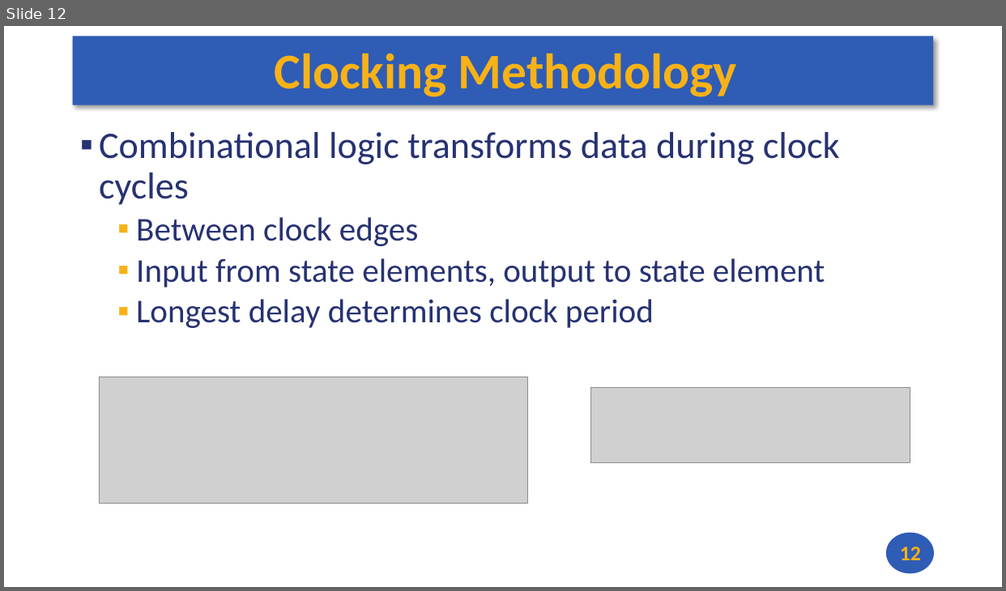
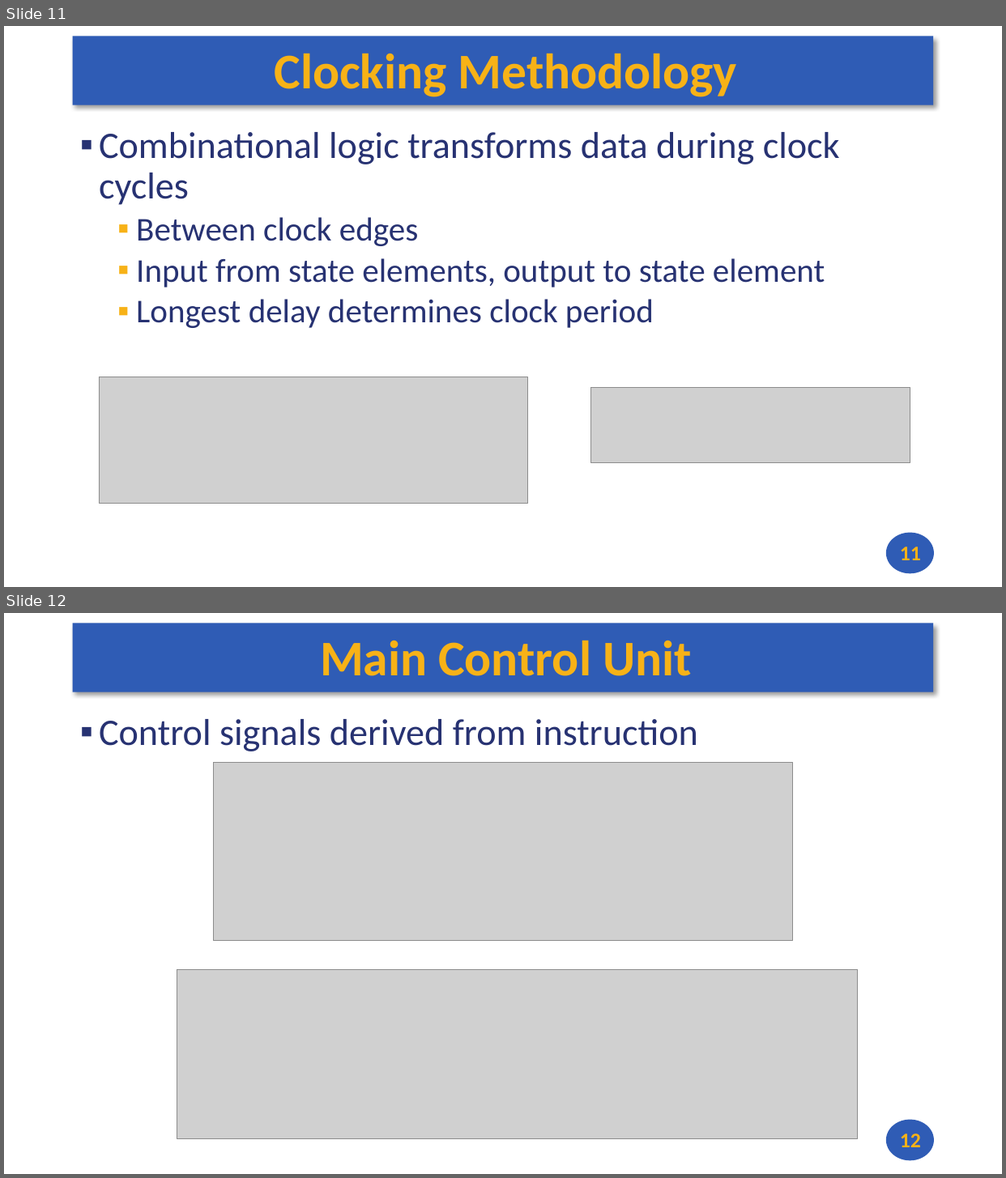
Before and after one commit to andrewt0301/hse-acos-course, a slide deck: docs/part1ca/09_Pipeline/CA_Lecture_09.pptx. Shown one above the other, each under a label of ours: slide 12 before the commit, slides 11 and 12 after it. The pictures are 1006x591 and 1006x1178 pixels, drawn with LibreOffice and Linux fonts; fonts in the diff are those of the drawing; grey boxes stand for pictures. Boxes give left, top, right and bottom in pixels: in the first picture for what was removed or moved away, otherwise in the second. Text is boxed around its words. In the diff, an @@ line names an element or a change of style, - is before the commit and + after.

Commit message:
Working on Lecture 9

```diff
--- a/docs/part1ca/09_Pipeline/CA_Lecture_09.pptx
+++ b/docs/part1ca/09_Pipeline/CA_Lecture_09.pptx
@@ slide 12 added at <box>4,613,1002,1174</box>, background #FFFFFF; not listed: 2 template elements that a slide beside it also shows @@
@@ title added at <box>320,641,692,676</box>, 48 pt, text #F7B217, bold @@
+Main Control Unit
@@ text added at <box>99,719,698,752</box>, 36 pt, text #273272 @@
+▪ Control signals derived from instruction
@@ picture added at <box>214,763,793,941</box> @@
@@ picture added at <box>177,969,858,1139</box> @@
@@ page number added at <box>900,1134,921,1148</box>, 20 pt, text #F7B217, bold @@
+12
@@ what was slide 12 is now slide 11 @@
@@ page number at <box>900,547,921,561</box>: text changed @@
-12
+11
```
Also in this commit, not shown: 4 other slides added, 1 other file.
